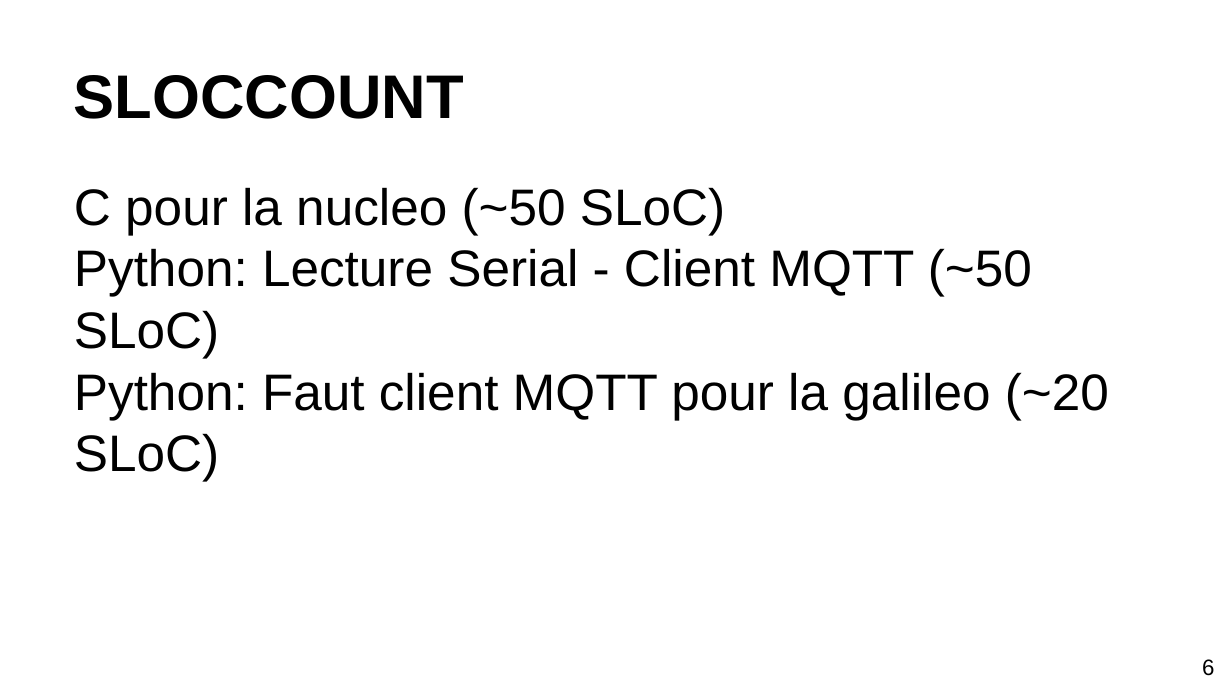
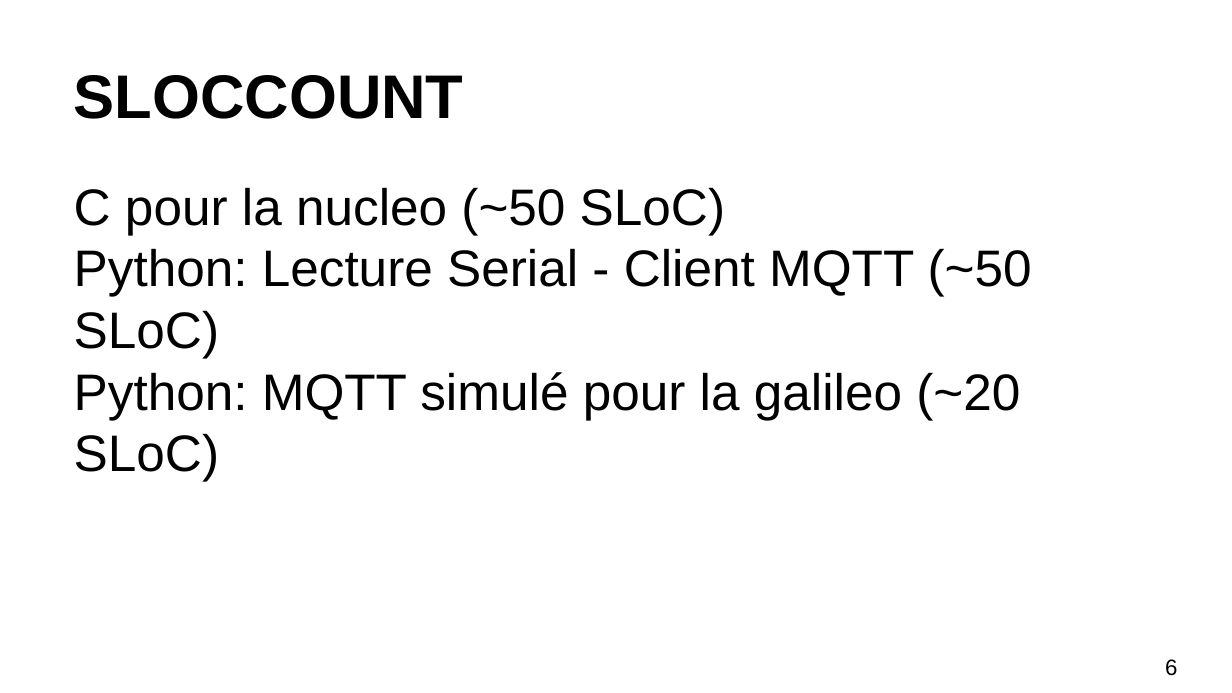
Before and after one commit to GaelPICOT/M2MProject, a slide deck: slide 6 of Présentation.pptx. Drawn at 1232x693 pixels with LibreOffice and Linux fonts; fonts in the diff are those of the drawing. Boxes give left, top, right and bottom in pixels: in the first picture for what was removed or moved away, otherwise in the second. Text is boxed around its words. In the diff, an @@ line names an element or a change of style, - is before the commit and + after.

```diff
--- a/Présentation.pptx
+++ b/Présentation.pptx
@@ text at (x1=74, y1=372, x2=1020, y2=481): text changed @@
-Python: Faut client MQTT pour la galileo (~20 SLoC)
+Python: MQTT simulé pour la galileo (~20 SLoC)
@@ page number at (x1=1165, y1=659, x2=1177, y2=676): alignment right to left @@
```
Also in this commit, not shown: 7 other slides changed.
